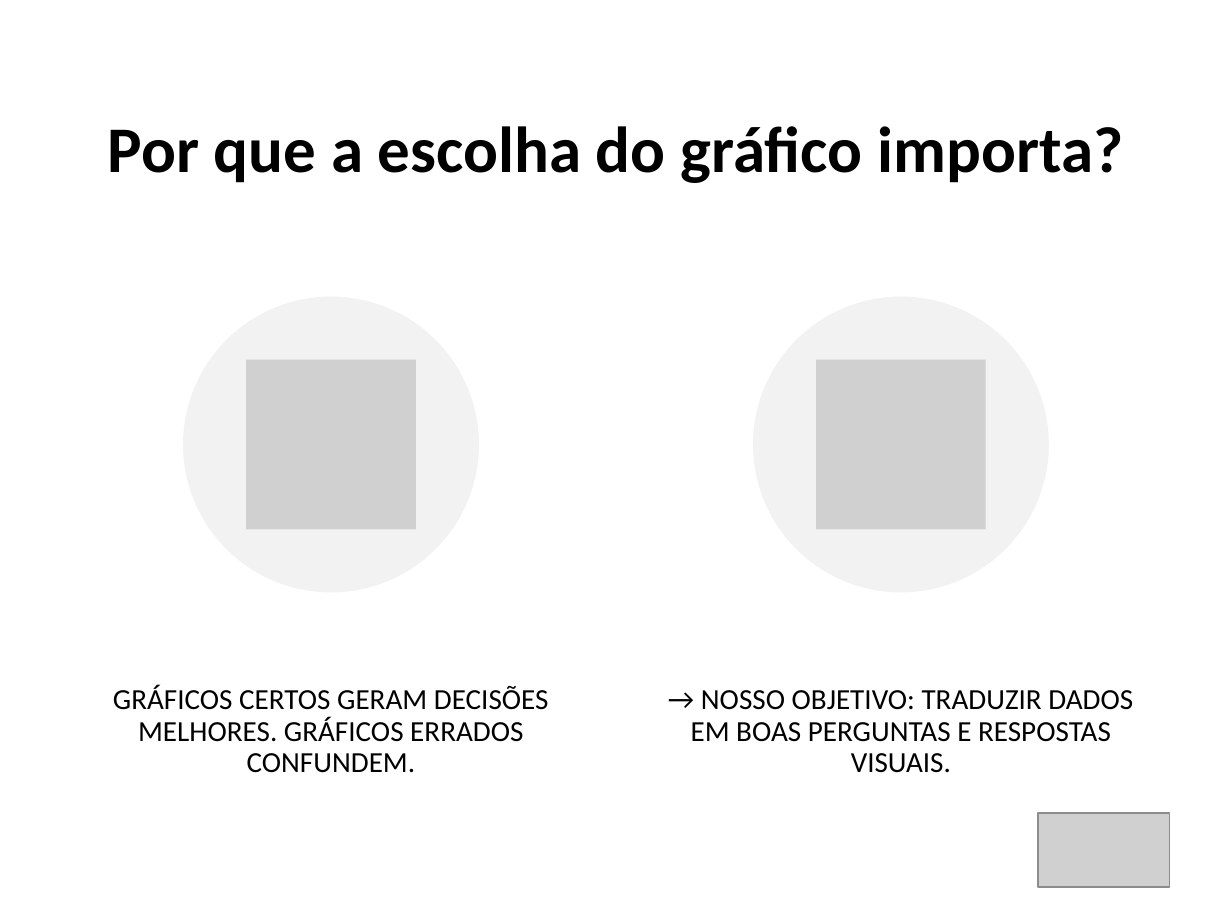
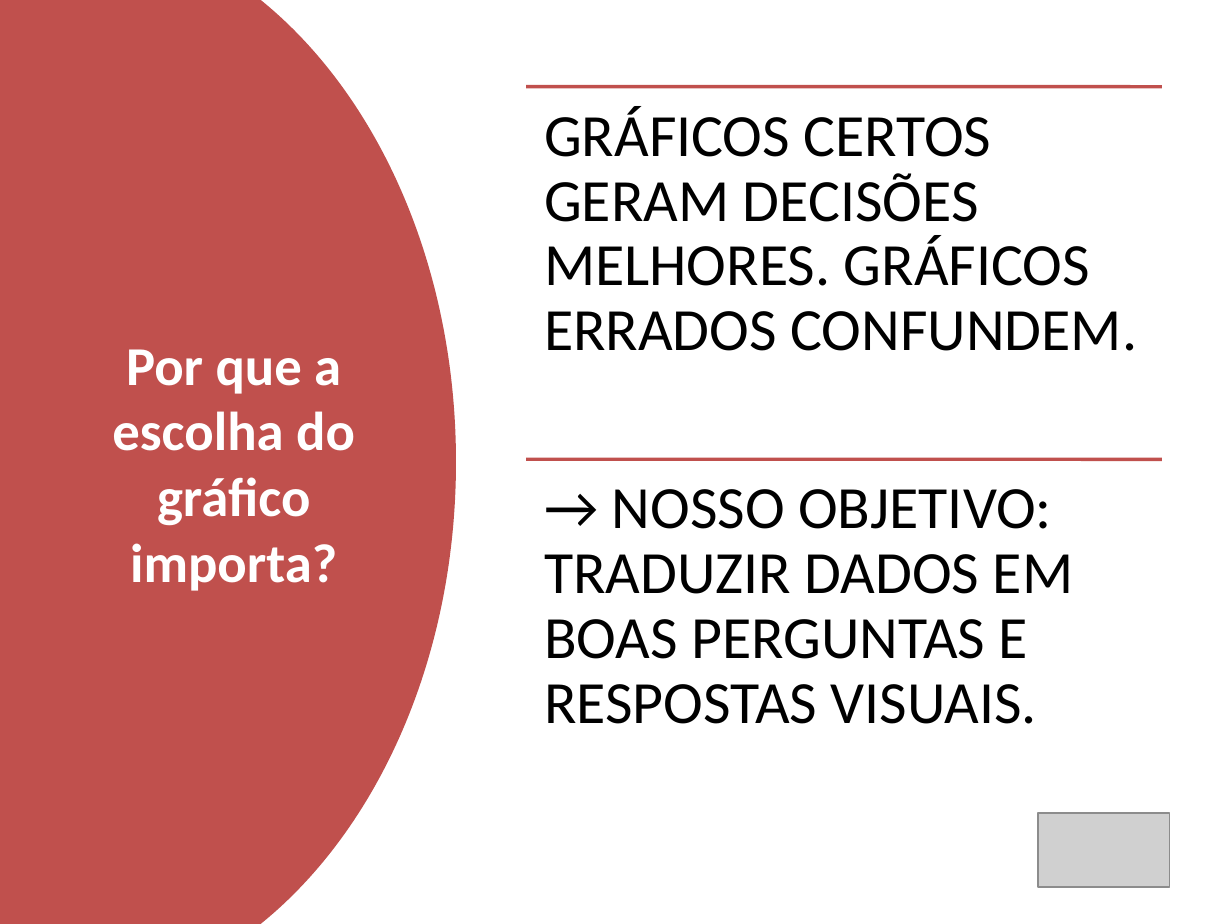
Before and after one commit to santoshenrique2021/cesar_vaga_professor, a slide deck: slide 4 of aula_visualizacao_aplicada_FINAL.pptx (slide 3 before the commit). Drawn at 1232x924 pixels with LibreOffice and Linux fonts; fonts in the diff are those of the drawing; grey boxes stand for pictures. Boxes give left, top, right and bottom in pixels: in the first picture for what was removed or moved away, otherwise in the second. Text is boxed around its words. In the diff, an @@ line names an element or a change of style, - is before the commit and + after.

Commit message:
Ajuste da apresentação
Adição de alguns pontos (slides e ideias) para melhor a aula.

```diff
--- a/aula_visualizacao_aplicada_FINAL.pptx
+++ b/aula_visualizacao_aplicada_FINAL.pptx
@@ freeform shape added at (0, 0, 456, 924), fill #C0504D @@
@@ title "Por que a escolha do ...": place and size @@
-title "Por que a escolha do ..." at (108, 126, 1123, 183)
+title "Por que a escolha do ..." at (112, 349, 355, 591)
@@ title "Por que a escolha do ..." at (112, 349, 355, 591): size 38 to 32 pt, text colour #000000 to #FFFFFF; line spacing 0.9 to 1 @@
@@ text "GRÁFICOS CERTOS GERAM DECISÕES MELHORES. ..." at (544, 106, 1137, 351): size 17 to 35 pt; alignment centre to left; more space between paragraphs @@
@@ text "GRÁFICOS CERTOS GERAM DECISÕES MELHORES. ...": place and size @@
-text "GRÁFICOS CERTOS GERAM DECISÕES MELHORES. ..." at (113, 685, 549, 773)
+text "GRÁFICOS CERTOS GERAM DECISÕES MELHORES. ..." at (544, 106, 1137, 351)
@@ line added from (526, 86) to (1162, 86), #C0504D 2 pt @@
@@ group removed at (184, 297, 1048, 593): 2 ellipses, 2 pictures @@
@@ text "→ NOSSO OBJETIVO: TRADUZIR DADOS ...": place and size @@
-text "→ NOSSO OBJETIVO: TRADUZIR DADOS ..." at (691, 690, 1133, 773)
+text "→ NOSSO OBJETIVO: TRADUZIR DADOS ..." at (544, 489, 1073, 724)
@@ text "→ NOSSO OBJETIVO: TRADUZIR DADOS ..." at (544, 489, 1073, 724): size 17 to 35 pt; alignment centre to left; more space between paragraphs @@
@@ line added from (526, 460) to (1162, 460), #C0504D 2 pt @@
```
Also in this commit, not shown: 7 other slides changed, 2 slides added, 1 other file.
